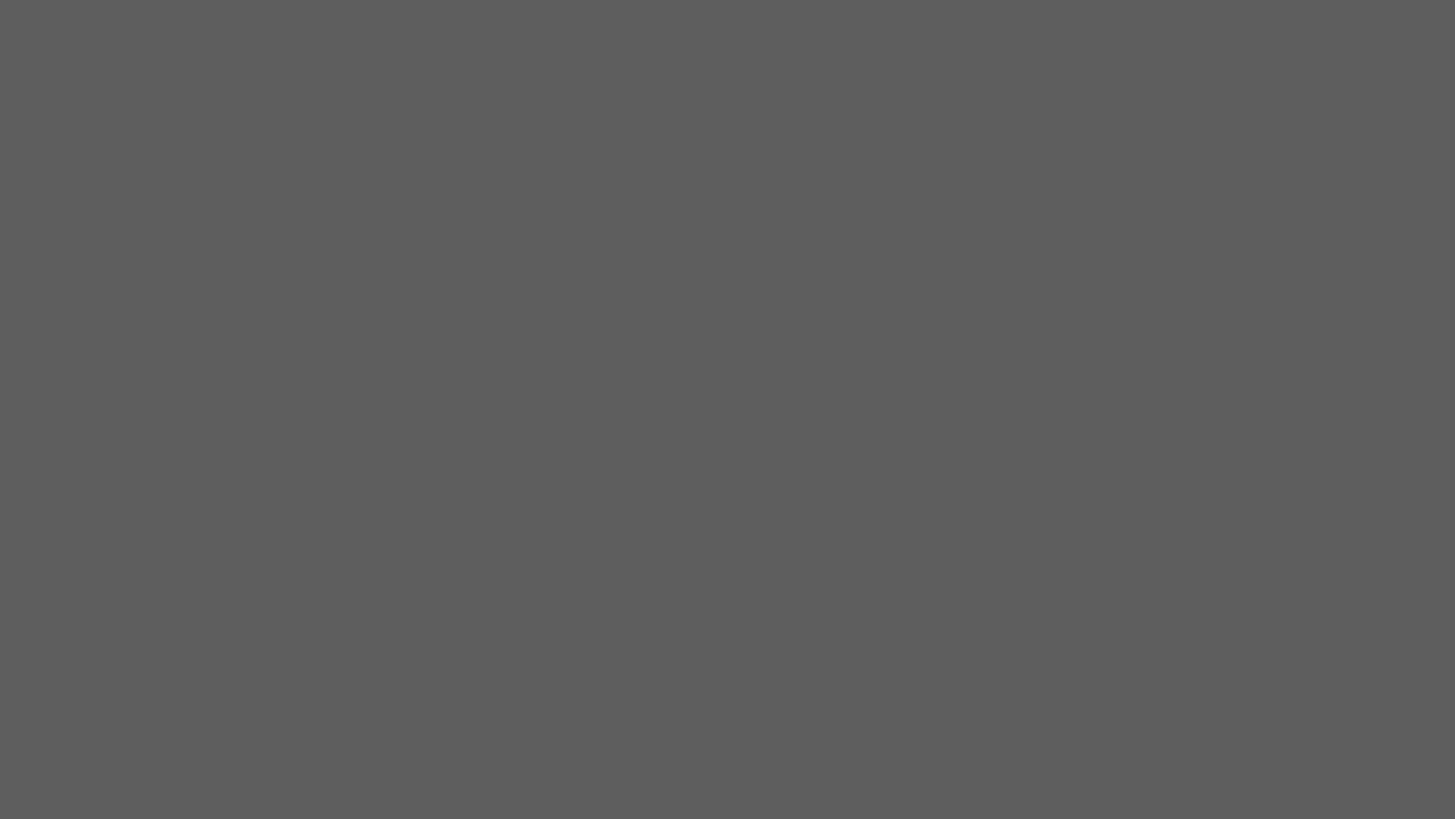
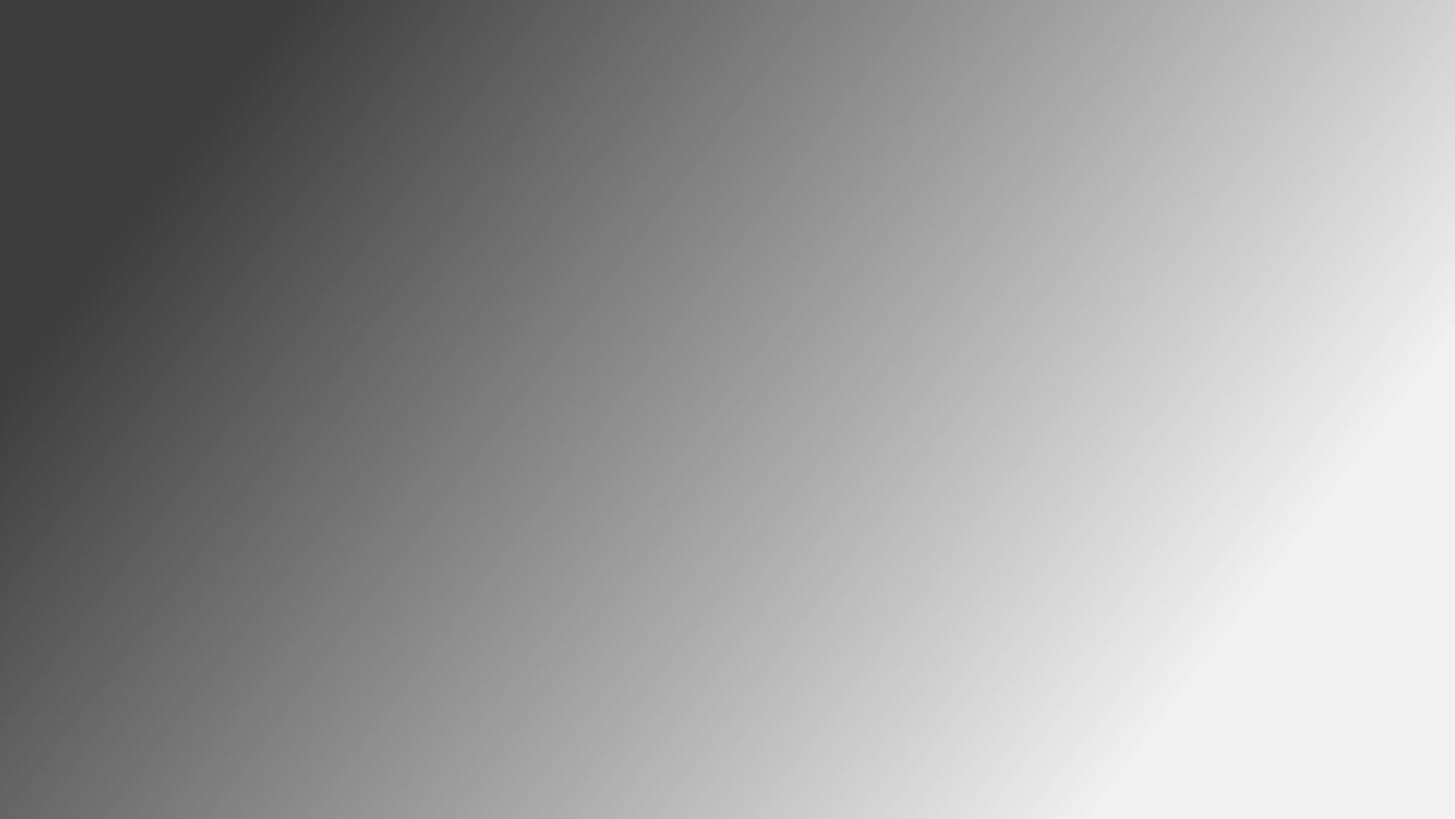
Layer changes from the first 1455×819 image to the second:
painted on "Layer" over [0, 0, 1455, 819]
